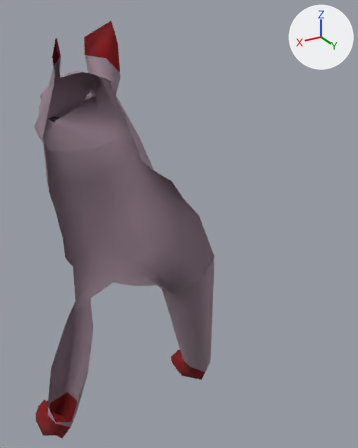
The FBX model Secret Santa/Assets/Meshes/Project01_Kitsune_REAL_REMODEL01.fbx: old version first, new version second.
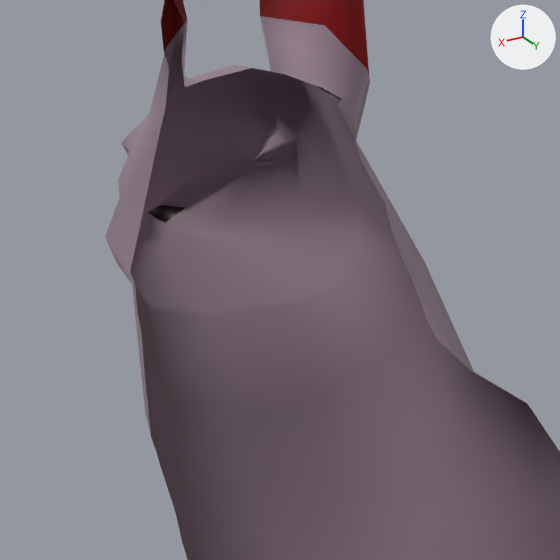
There are two pictures of each version: one whole from a 50 mm lens placed at (2.98, 8.59, 6.85), pointed at (-1.25, 1.54, 3.33), one close up on the part from 0% to 51% of the width and 11% to 52% of the height. Every picture has the same lights, and +X, +Y and +Z are marked at upper right. Everything nearer to the camera than a plane just in front of the edit is cut away. Where no turn or scale is listed for an object, it has been applied to the vertices.

Before the edit, the objects in view are built like this:
```python
me_cube = bpy.data.meshes.new('Cube')
me_cube.from_pydata(...)  # 832 vertices, 834 faces; spans x -1.66..1.66, y -1.33..11.03, z -5.0..1.71
# faces by material slot: [588, 4, 242]
me_cube.materials.append(mat_white_lavender_fur)  # grey #9b8693
me_cube.materials.append(mat_nose)  # black #180200
me_cube.materials.append(mat_redfur)  # red #7e0005
ob_cube = bpy.data.objects.new('Cube', me_cube)
ob_cube.location = (0.0, 0.0, 4.993)
```
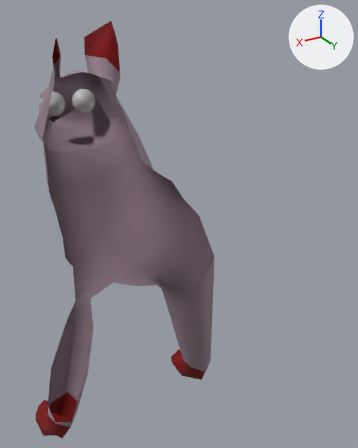
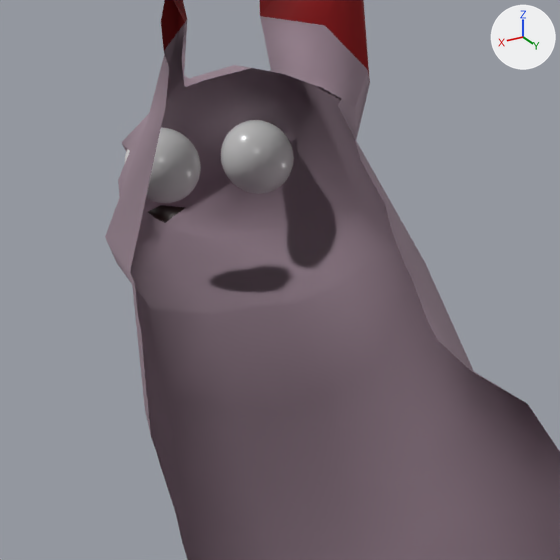
Where the newer file only moved an object's origin or applied its transform, the numbers keep the older frame.

Location of each change, [x1, y1, x2, y2] in pixels of the close-ups (560 x 560 px):
'CW_Eye_v2_Alpha1', added: after [221, 120, 294, 194]
'CW_Eye_v2_Alpha1.001', added: after [125, 127, 201, 203]

What the commit changed:
Material 'CW_Eye_v2_alpha1' (mat_cw_eye_v2_alpha1) is new.
Its base color is (0.8, 0.8, 0.8) (white #e7e7e7).
Its roughness is 0.25.
Mesh me_cube_001 is new.
It has 6536 vertices, 6534 faces and spans x -0.213..0.213, y -0.213..0.213, z -0.213..0.213.
It uses material mat_cw_eye_v2_alpha1 (white #e7e7e7).
Mesh me_cube_003 is new.
It has 6536 vertices, 6534 faces and spans x -0.213..0.213, y -0.213..0.213, z -0.213..0.213.
It uses material mat_cw_eye_v2_alpha1 (white #e7e7e7).
Object 'CW_Eye_v2_Alpha1' (ob_cw_eye_v2_alpha1) is new; it shows me_cube_001.
Its location is (-0.281, -0.22, 5.34).
Object 'CW_Eye_v2_Alpha1.001' (ob_cw_eye_v2_alpha1_001) is new; it shows me_cube_003.
Its location is (0.293, -0.22, 5.34).
